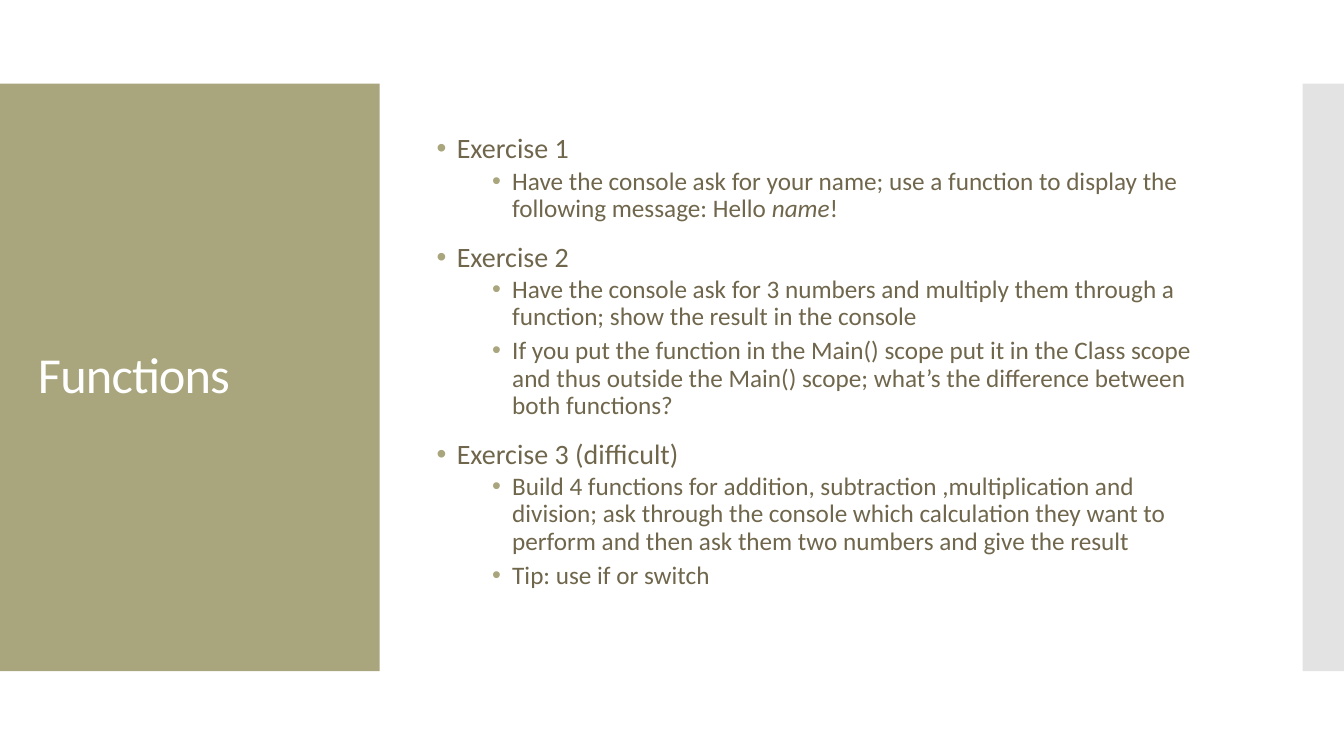
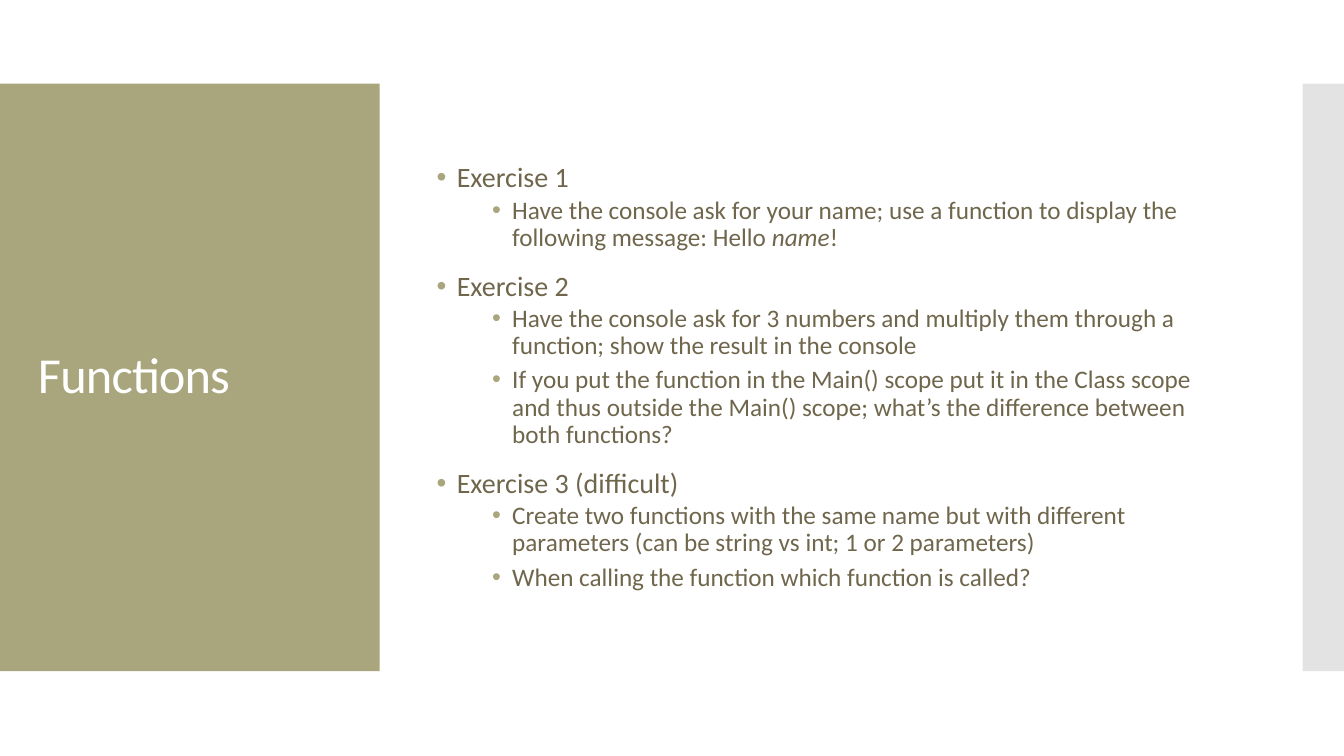
Before and after one commit to Manny-Apsel/.NET-C-Workshop, a slide deck: slide 25 of Presentation.pptx. Drawn at 1344x756 pixels with LibreOffice and Linux fonts; fonts in the diff are those of the drawing. Boxes give left, top, right and bottom in pixels: in the first picture for what was removed or moved away, otherwise in the second. Text is boxed around its words. In the diff, an @@ line names an element or a change of style, - is before the commit and + after.

```diff
--- a/Presentation.pptx
+++ b/Presentation.pptx
@@ text at bbox=[512, 506, 1125, 591]: text changed @@
-  • Build 4 functions for addition, subtraction ,multiplication and division; ask through the console which calculation they want to perform and then ask them two numbers and give the result
-  • Tip: use if or switch
+  • Create two functions with the same name but with different parameters (can be string vs int; 1 or 2 parameters)
+  • When calling the function which function is called?
```
Also in this commit, not shown: 1 other slide changed, 2 slides added.
